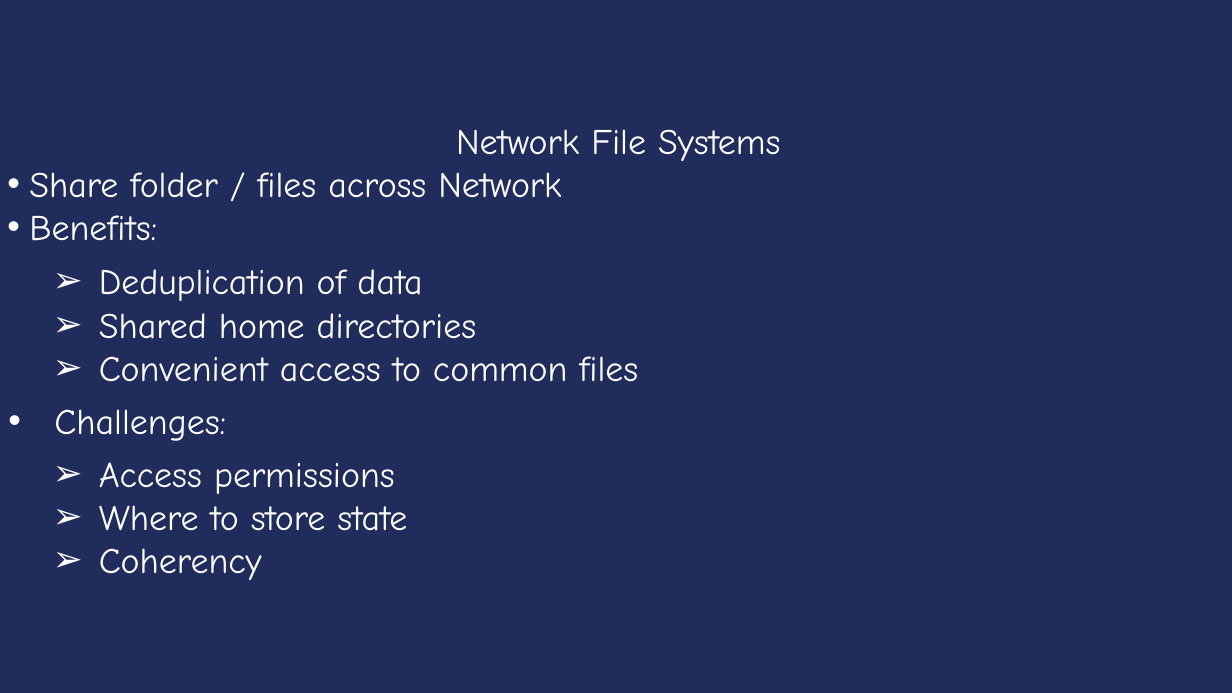
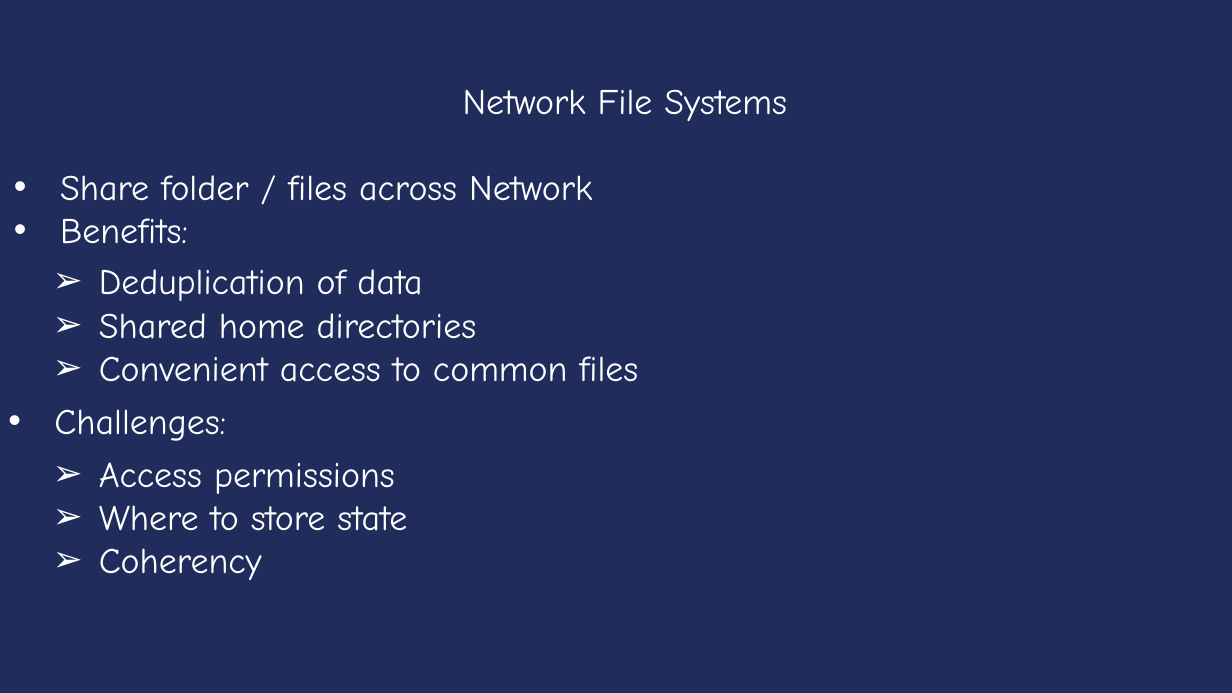
Before and after one commit to Rpersie/xv6-course, a slide deck: slide 4 of yale/ppt/ppt-english/Lecture12-Devices and IO.ppt. Drawn at 1232x693 pixels with LibreOffice and Linux fonts; fonts in the diff are those of the drawing. Boxes give left, top, right and bottom in pixels: in the first picture for what was removed or moved away, otherwise in the second. Text is boxed around its words. In the diff, an @@ line names an element or a change of style, - is before the commit and + after.

```diff
--- a/yale/ppt/ppt-english/Lecture12-Devices and IO.ppt
+++ b/yale/ppt/ppt-english/Lecture12-Devices and IO.ppt
@@ text "Network File Systems" moved from (x1=29, y1=129, x2=781, y2=241) to (x1=60, y1=89, x2=787, y2=244) @@
@@ text at (x1=60, y1=175, x2=592, y2=244): indent changed @@
```
Also in this commit, not shown: 34 other slides changed, 16 other files.
